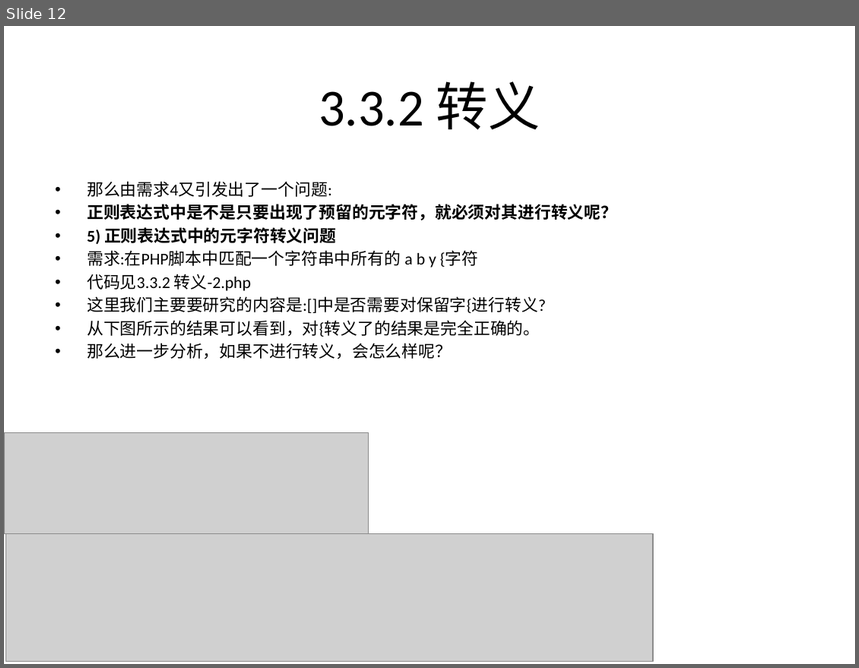
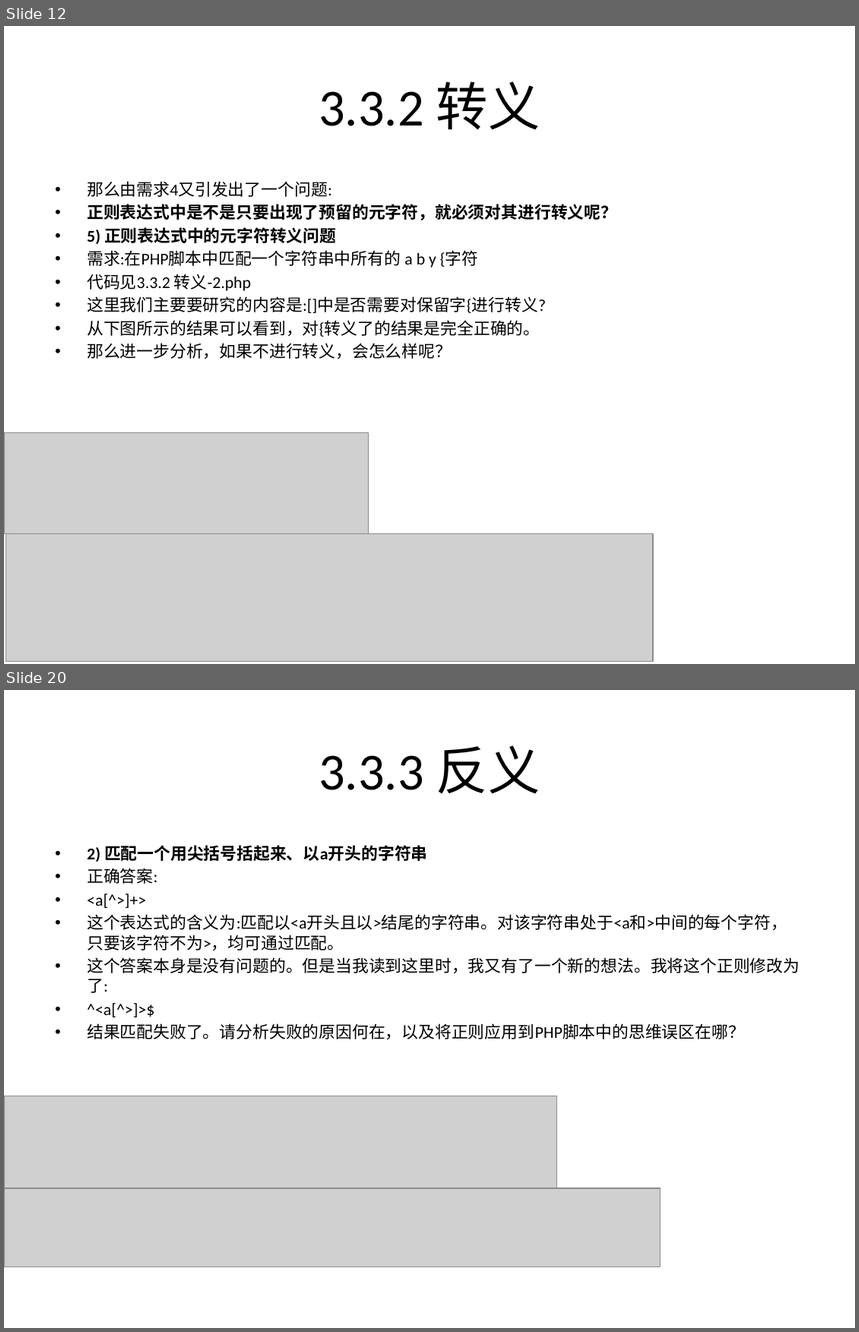
Before and after one commit to rayallen20/regularExpressions, a slide deck: 《PHP核心技术与最佳实践》第3章--正则表达式基础与应用/3.3 正则表达式匹配规则.pptx. Shown one above the other, each under a label of ours: slide 12 before the commit, slides 12 and 20 after it; the slides between them are not shown. The pictures are 859x668 and 859x1332 pixels, drawn with LibreOffice and Linux fonts; fonts in the diff are those of the drawing; grey boxes stand for pictures. Boxes give left, top, right and bottom in pixels: in the first picture for what was removed or moved away, otherwise in the second. Text is boxed around its words. In the diff, an @@ line names an element or a change of style, - is before the commit and + after.

```diff
--- a/《PHP核心技术与最佳实践》第3章--正则表达式基础与应用/3.3 正则表达式匹配规则.pptx
+++ b/《PHP核心技术与最佳实践》第3章--正则表达式基础与应用/3.3 正则表达式匹配规则.pptx
@@ slide 20 added at bbox=[4, 690, 855, 1328], background #FFFFFF @@
@@ title added at bbox=[319, 745, 541, 794], 44 pt, text #000000 @@
+3.3.3 反义
@@ text added at bbox=[87, 845, 800, 1040], 14 pt, text #000000 @@
+• 2) 匹配一个用尖括号括起来、以a开头的字符串
+• 正确答案:
+• <a[^>]+>
+• 这个表达式的含义为:匹配以<a开头且以>结尾的字符串。对该字符串处于<a和>中间的每个字符，只要该字符不为>，均可通过匹配。
+• 这个答案本身是没有问题的。但是当我读到这里时，我又有了一个新的想法。我将这个正则修改为了:
+• ^<a[^>]>$
+• 结果匹配失败了。请分析失败的原因何在，以及将正则应用到PHP脚本中的思维误区在哪？
@@ picture added at bbox=[4, 1096, 557, 1188] @@
@@ picture added at bbox=[4, 1189, 661, 1268] @@
```
Also in this commit, not shown: 3 slides changed, 6 other slides added, 3 other files.
